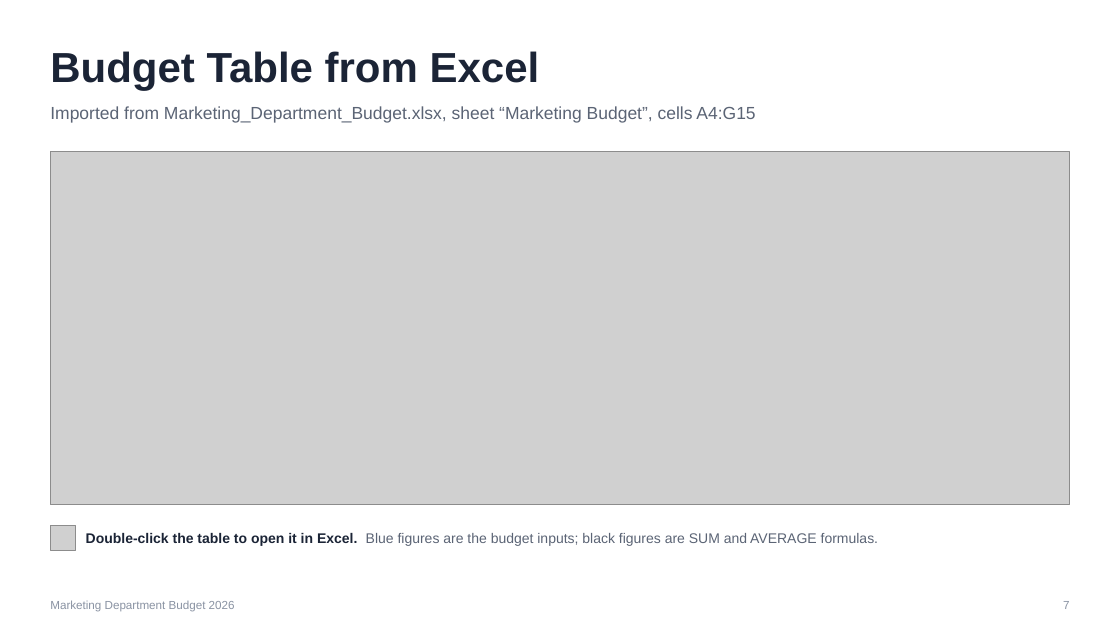
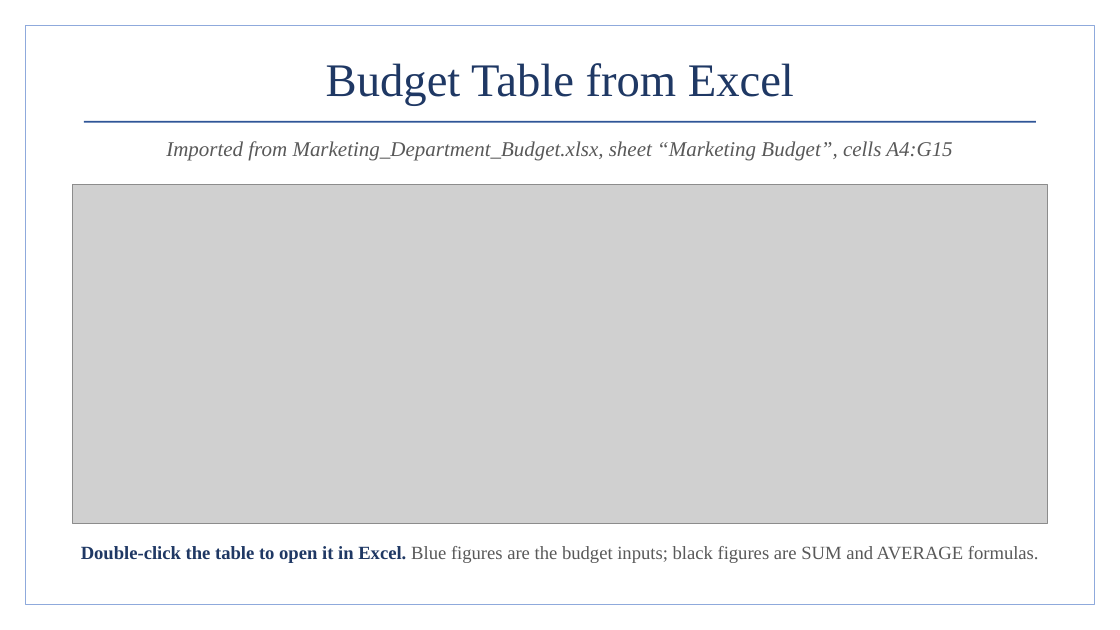
Before and after one commit to BadboyVee/BlackHoleeee, a slide deck: slide 7 of marketing-budget/Marketing_Department_Budget.pptx. Drawn at 1120x630 pixels with LibreOffice and Linux fonts; fonts in the diff are those of the drawing; grey boxes stand for pictures. Boxes give left, top, right and bottom in pixels: in the first picture for what was removed or moved away, otherwise in the second. Text is boxed around its words. In the diff, an @@ line names an element or a change of style, - is before the commit and + after.

```diff
--- a/marketing-budget/Marketing_Department_Budget.pptx
+++ b/marketing-budget/Marketing_Department_Budget.pptx
@@ rectangle added at [25,25,1095,605], outline #8FAADC 1 pt @@
@@ text "Budget Table from Excel": place and size @@
-text "Budget Table from Excel" at [50,51,540,90]
+text "Budget Table from Excel" at [326,63,794,106]
@@ text "Budget Table from Excel" at [326,63,794,106]: size 36 to 40 pt, font Arial to Times New Roman, text colour #1B2436 to #1F3864, bold off; alignment left to centre @@
@@ text "Imported from Marketing_Department_Budget.xlsx, sheet “Marke ...": place and size @@
-text "Imported from Marketing_Department_Budget.xlsx, sheet “Marke ..." at [50,106,755,123]
+text "Imported from Marketing_Department_Budget.xlsx, sheet “Marke ..." at [166,141,952,161]
@@ text "Imported from Marketing_Department_Budget.xlsx, sheet “Marke ..." at [166,141,952,161]: size 15 to 18 pt, font Arial to Times New Roman, text colour #5B6475 to #595959, italic on; alignment left to centre @@
@@ line added from (84, 122) to (1036, 122), #2F5597 1.5 pt @@
@@ picture: place and size @@
-picture at [50,151,1070,505]
+picture at [73,185,1048,523]
@@ picture removed at [50,525,76,550] @@
@@ text "Double-click the table to open ...": place and size @@
-text "Double-click the table to open ..." at [86,533,878,546]
+text "Double-click the table to open ..." at [81,546,1039,563]
@@ text "Double-click the table to open ..." at [81,546,1039,563]: size 12 to 16 pt, font Arial to Times New Roman; text colour #1B2436 to #1F3864 in "Double-click the table to open it in ..."; text colour #5B6475 to #595959 in "Blue figures are the budget inputs; black ..."; alignment left to centre @@
@@ text removed at [50,600,235,612] @@
-Marketing Department Budget 2026
@@ text removed at [1063,601,1069,609] @@
-7
```
Also in this commit, not shown: 8 other slides changed, 5 other files.
